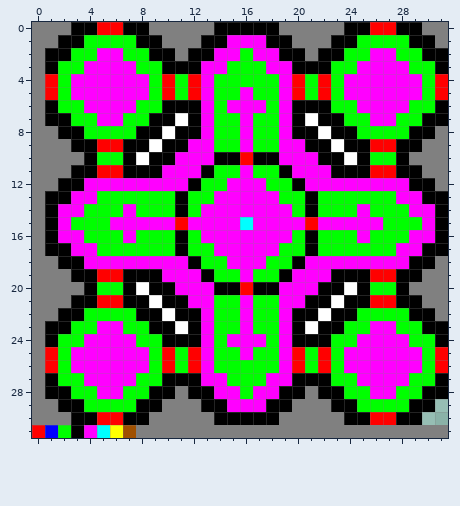
File history of a pixel-art sprite, Alpha30/Alpha30Bonus/map_layouts/castle32/castle32_3.png. This is how it looked before the edit.
The file is 32x32 pixels.
The result:
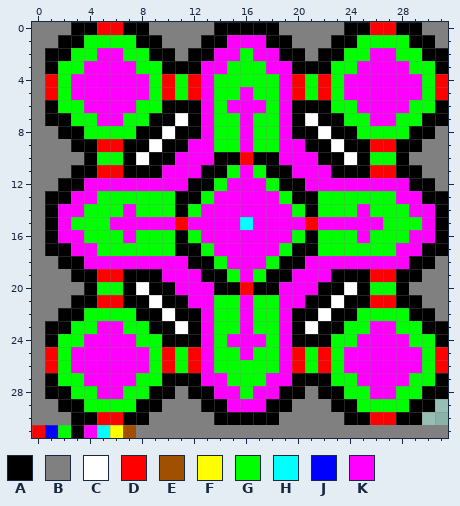
Palette (. is transparent): A #000000  B #808080  C #ffffff  D #ff0000  E #a05000  F #ffff00  G #00ff00  H #00ffff  J #0000ff  K #ff00ff
What changed:
The author changed colour G to colour A in row 11 at x 14 and 18; in row 12 at x 13 and 19; in row 13 at x 12 and 20; in row 17 at x 12 and 20; in row 18 at x 13 and 19; in row 19 at x 14 and 18.
Boxes around the changes in both pictures, in picture pixels (x1, y1, x2, y2):
changed: (188, 165, 227, 282)
changed: (266, 165, 305, 282)
